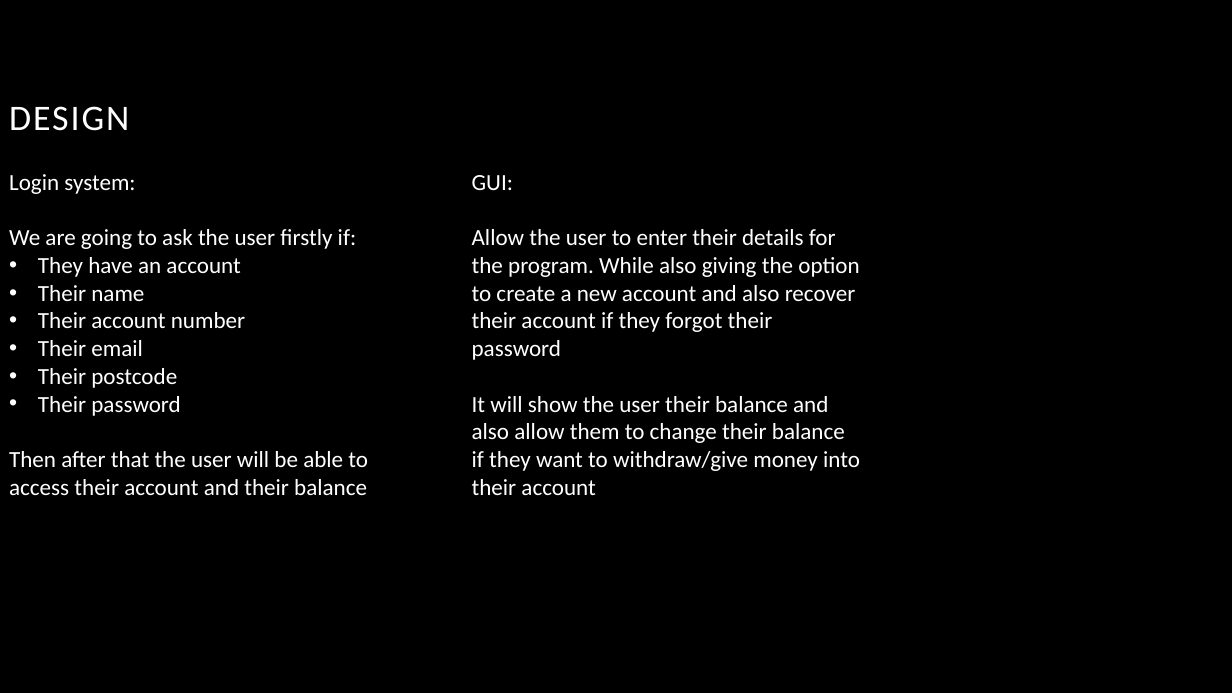
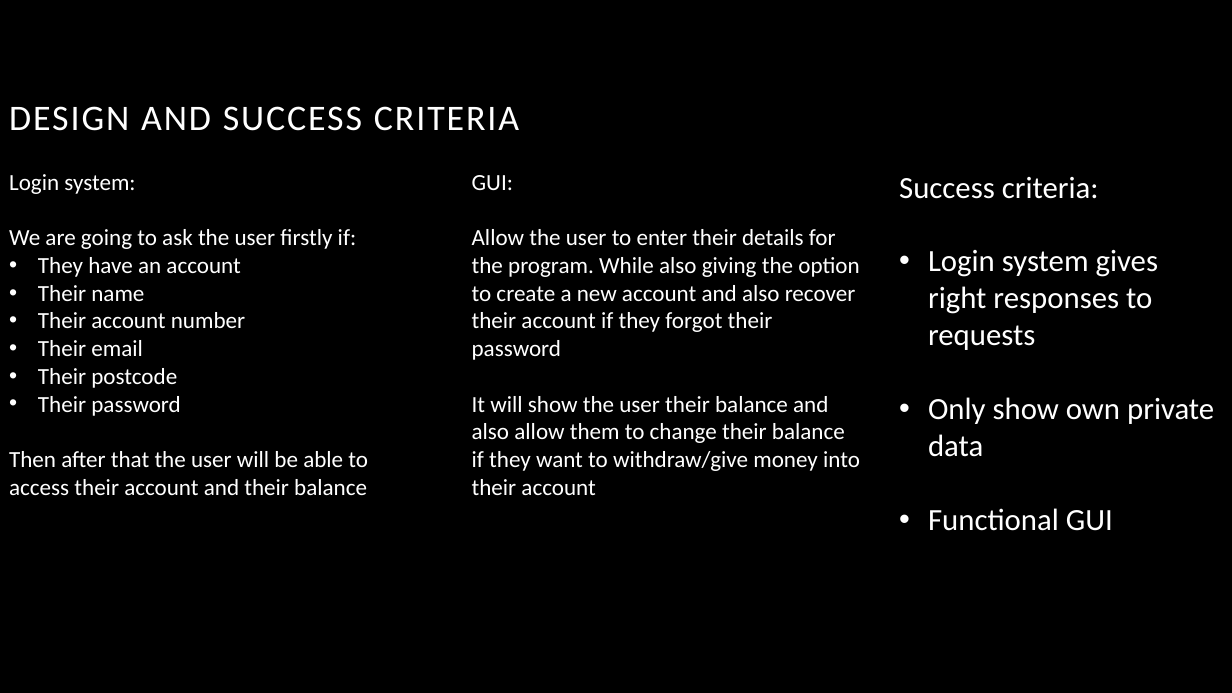
Before and after one commit to 17ecolton/Banking-System, a slide deck: slide 2 of RAD!!!!.pptx. Drawn at 1232x693 pixels with LibreOffice and Linux fonts; fonts in the diff are those of the drawing; background and template pictures are left out. Boxes give left, top, right and bottom in pixels: in the first picture for what was removed or moved away, otherwise in the second. Text is boxed around its words. In the diff, an @@ line names an element or a change of style, - is before the commit and + after.

```diff
--- a/RAD!!!!.pptx
+++ b/RAD!!!!.pptx
@@ title at [9,106,519,131]: text changed @@
-DESIGN
+DESIGN AND SUCCESS CRITERIA
@@ text added at [899,177,1214,531], 24 pt, text #FFFFFF @@
+Success criteria:
+• Login system gives right responses to requests
+• Only show own private data
+• Functional GUI
```
